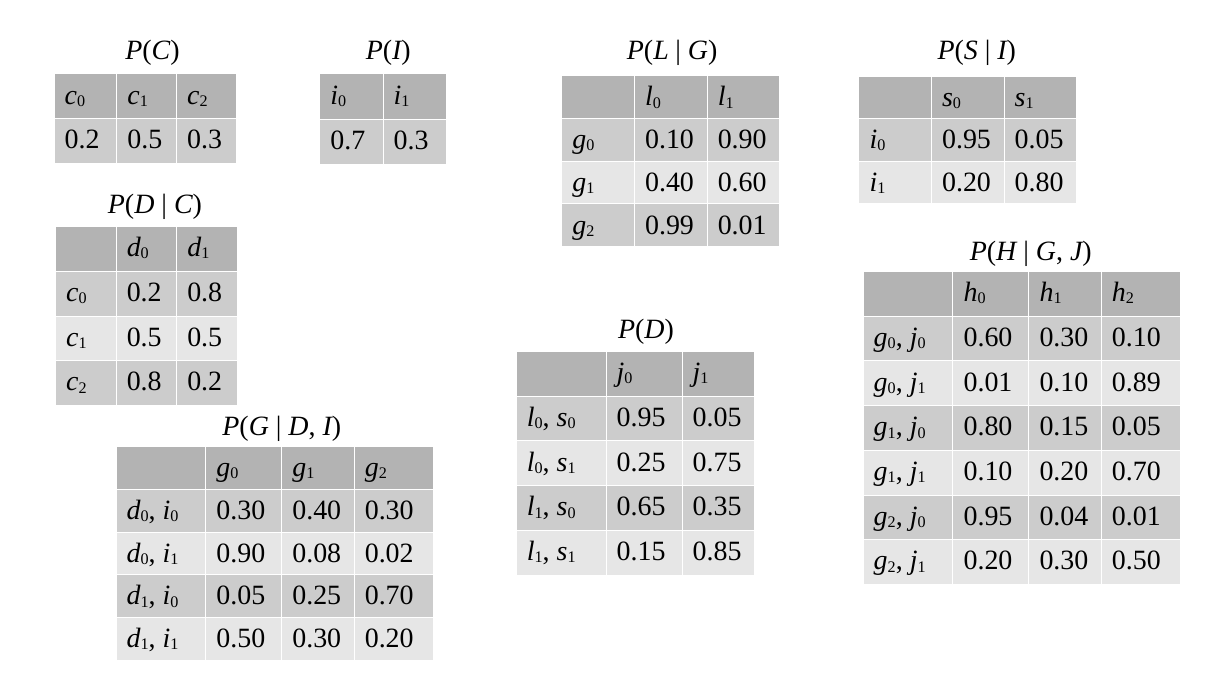
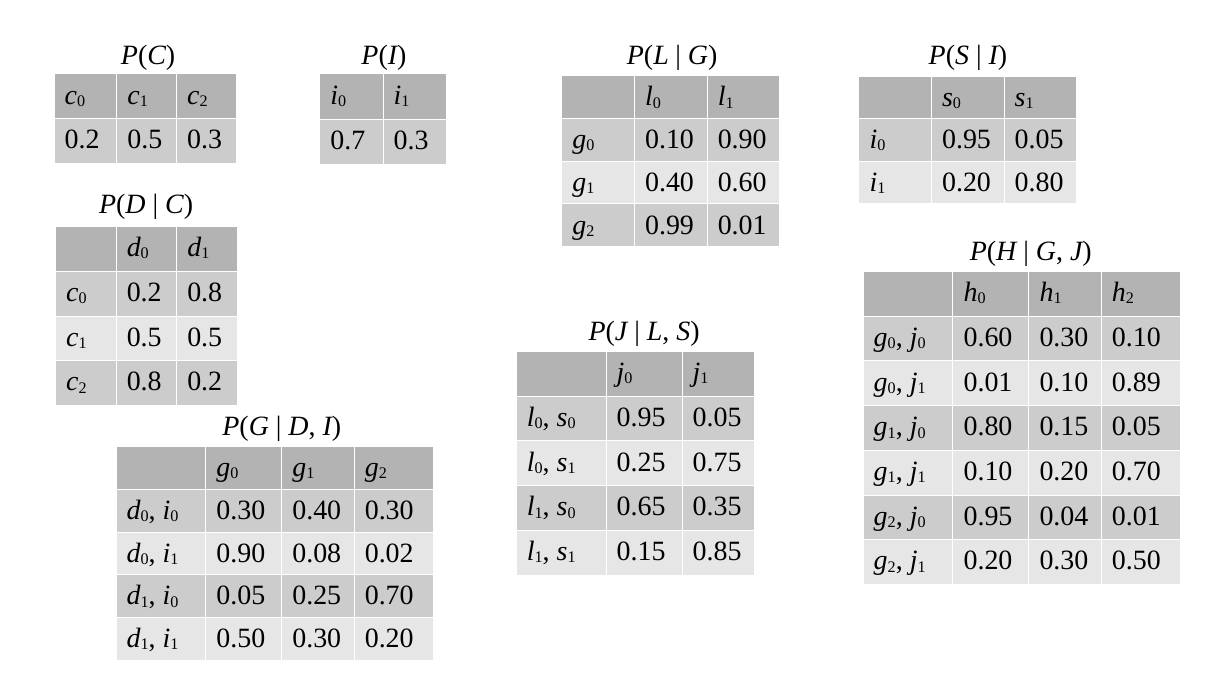
Before and after one commit to ax-va/Project-BayesianPy, a slide deck: slide 2 of pyb4ml/models/academic/extended_student.odp. Drawn at 1232x693 pixels with LibreOffice and Linux fonts; fonts in the diff are those of the drawing. Boxes give left, top, right and bottom in pixels: in the first picture for what was removed or moved away, otherwise in the second. Text is boxed around its words. In the diff, an @@ line names an element or a change of style, - is before the commit and + after.

```diff
--- a/pyb4ml/models/academic/extended_student.odp
+++ b/pyb4ml/models/academic/extended_student.odp
@@ text "P(C)" moved from (x1=125, y1=40, x2=179, y2=65) to (x1=121, y1=45, x2=175, y2=69) @@
@@ text "P(I)" moved from (x1=366, y1=40, x2=411, y2=65) to (x1=361, y1=45, x2=406, y2=69) @@
@@ text "P(L | G)" moved from (x1=627, y1=40, x2=717, y2=65) to (x1=627, y1=45, x2=717, y2=69) @@
@@ text "P(S | I)" moved from (x1=938, y1=40, x2=1016, y2=65) to (x1=929, y1=45, x2=1008, y2=69) @@
@@ text "P(D | C)" moved from (x1=108, y1=194, x2=202, y2=219) to (x1=99, y1=194, x2=193, y2=219) @@
@@ text at (x1=589, y1=321, x2=699, y2=346): text changed @@
-P(D)
+P(J | L, S)
```
Also in this commit, not shown: 1 other file.
